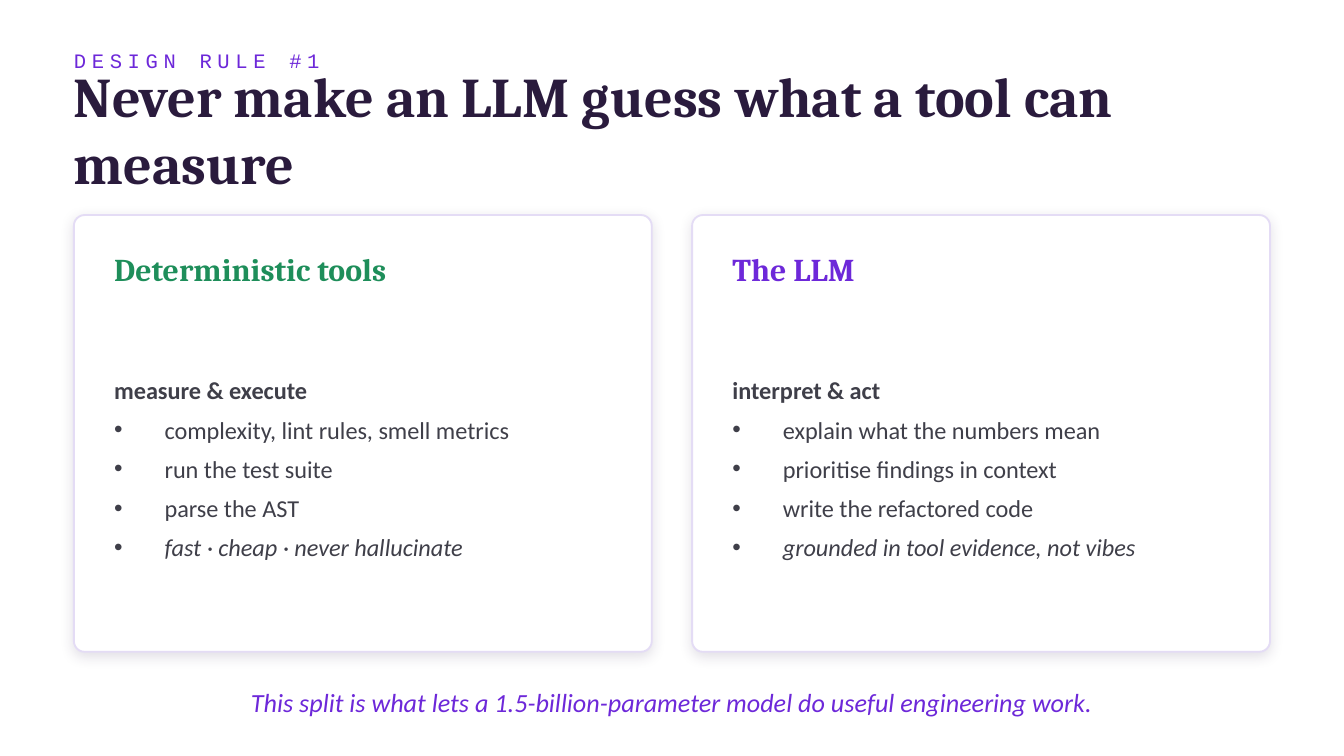
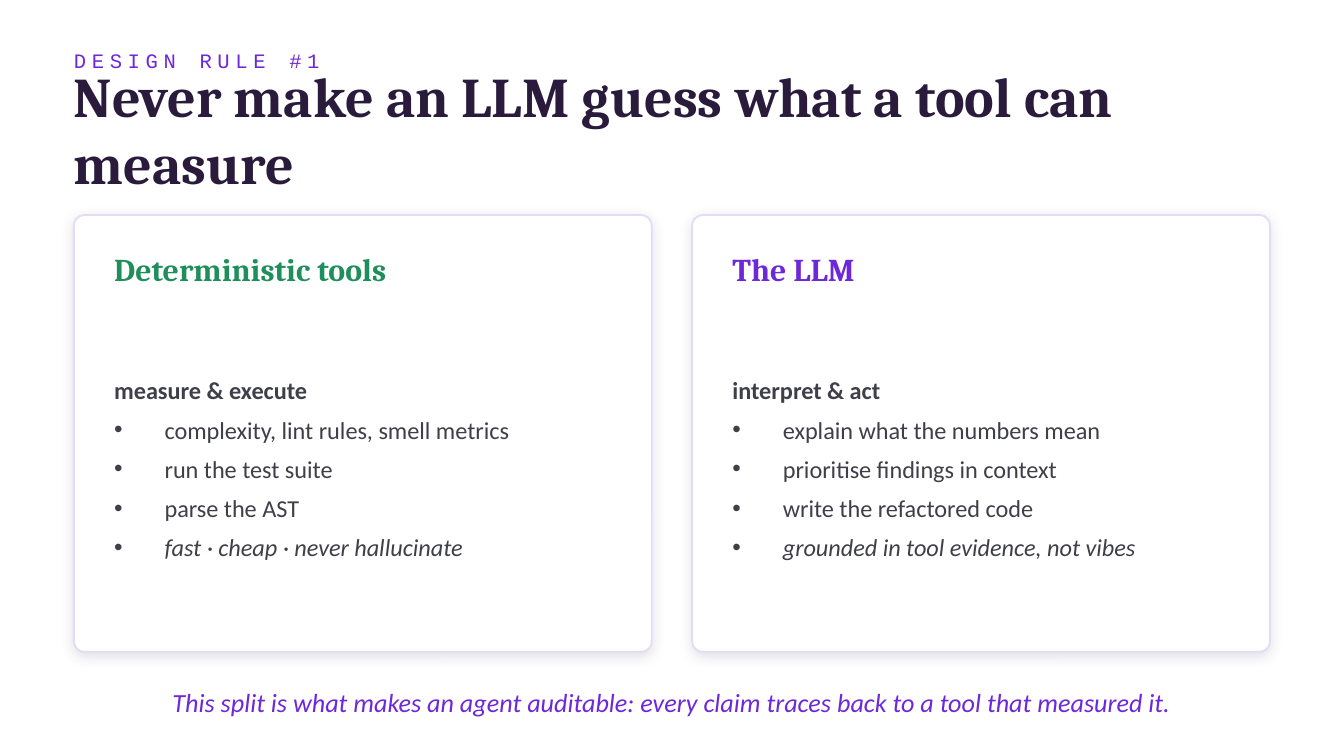
Before and after one commit to KarthikShivasankar/LLMA4SE-Workshop4, a slide deck: slide 8 of LLMA4SE_Workshop4_Slides.pptx (slide 7 before the commit). Drawn at 1344x756 pixels with LibreOffice and Linux fonts; fonts in the diff are those of the drawing. Boxes give left, top, right and bottom in pixels: in the first picture for what was removed or moved away, otherwise in the second. Text is boxed around its words. In the diff, an @@ line names an element or a change of style, - is before the commit and + after.

```diff
--- a/LLMA4SE_Workshop4_Slides.pptx
+++ b/LLMA4SE_Workshop4_Slides.pptx
@@ text at box(172, 694, 1169, 717): text changed @@
-This split is what lets a 1.5-billion-parameter model do useful engineering work.
+This split is what makes an agent auditable: every claim traces back to a tool that measured it.
```
Also in this commit, not shown: 10 other slides changed, 1 slide added, 19 other files.
